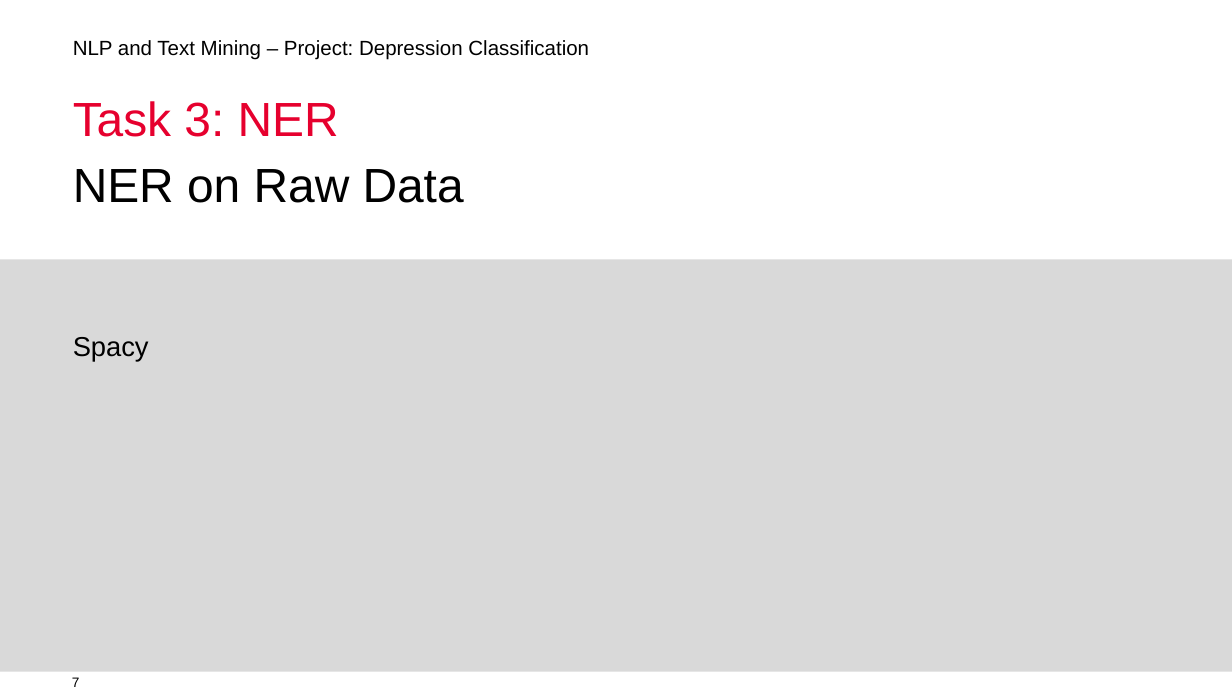
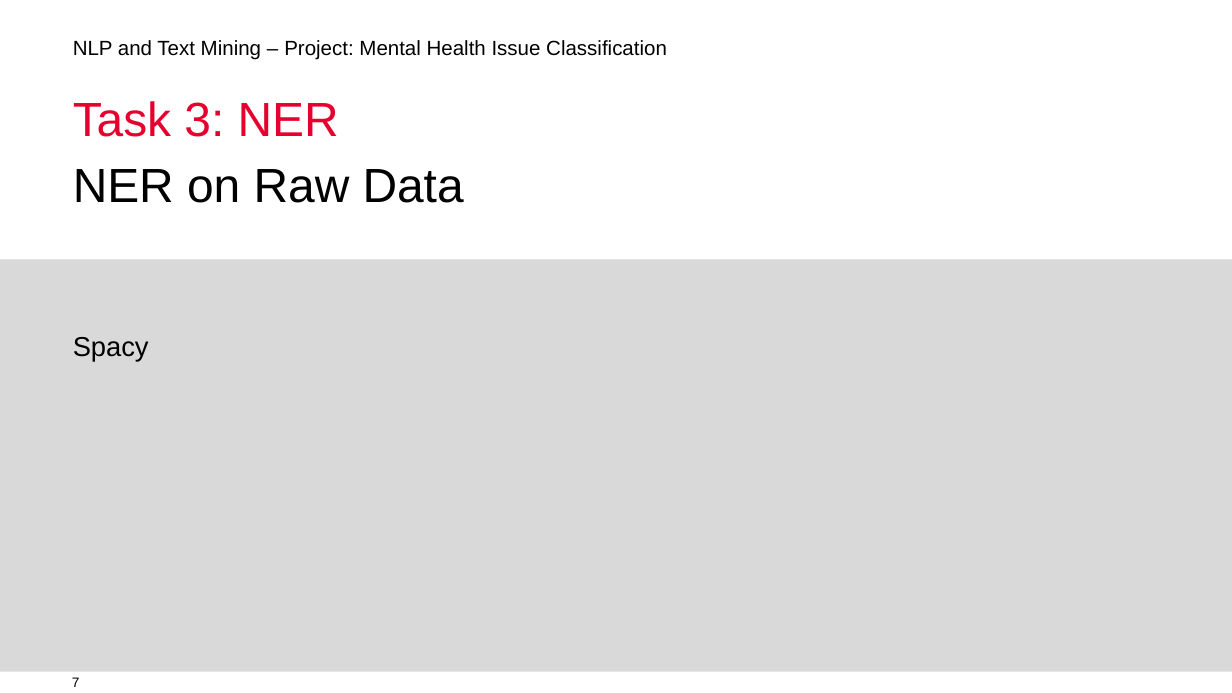
Before and after one commit to homolan13/twitter_mental_health, a slide deck: slide 7 of Presentation.pptx. Drawn at 1232x693 pixels with LibreOffice and Linux fonts; fonts in the diff are those of the drawing; background and template pictures are left out. Boxes give left, top, right and bottom in pixels: in the first picture for what was removed or moved away, otherwise in the second. Text is boxed around its words. In the diff, an @@ line names an element or a change of style, - is before the commit and + after.

```diff
--- a/Presentation.pptx
+++ b/Presentation.pptx
@@ text at bbox=[73, 40, 667, 60]: text changed @@
-NLP and Text Mining – Project: Depression Classification
+NLP and Text Mining – Project: Mental Health Issue Classification
```
Also in this commit, not shown: 9 other slides changed, 1 other file.
